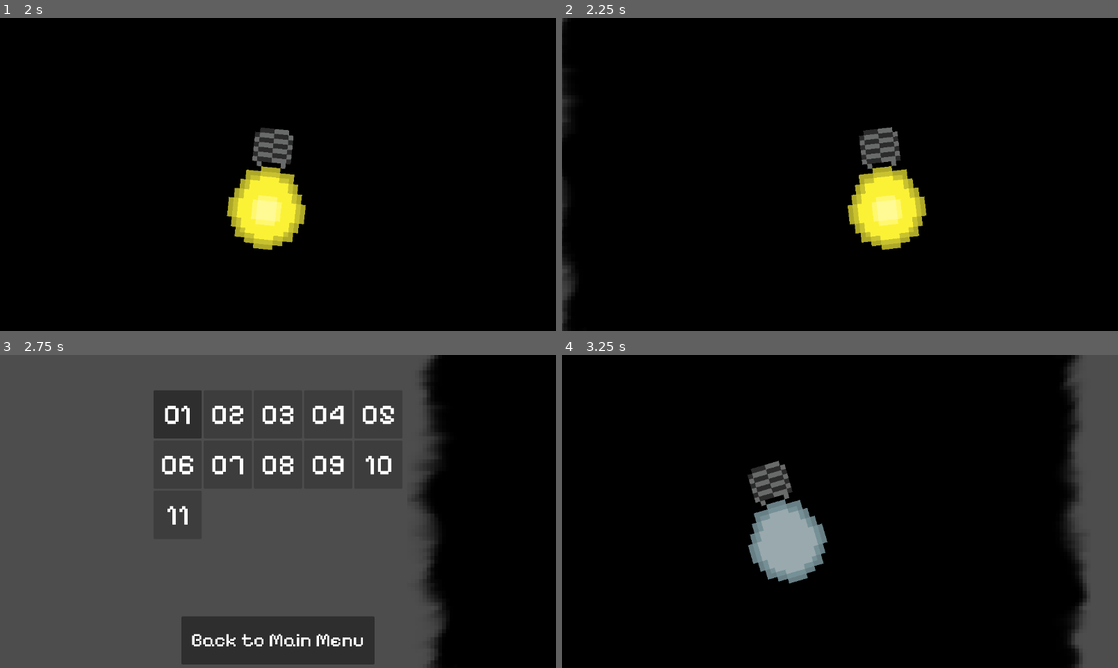
Above: before the commit, frames 1-4 (two rows, left to right).
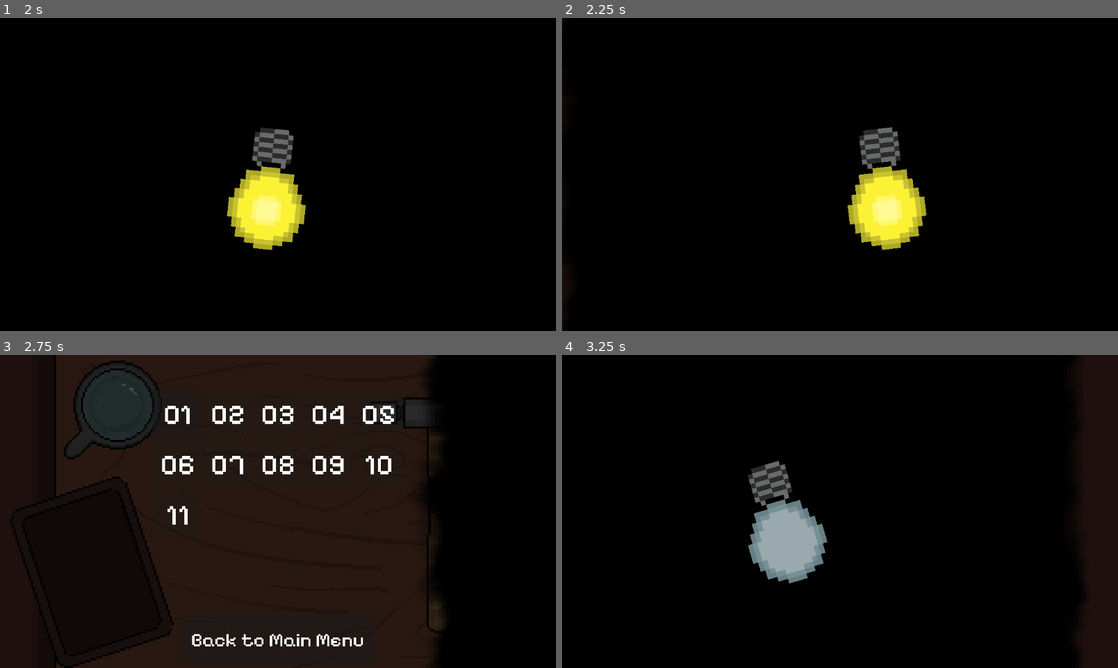
Above: after the commit, the same moments.

Repository: triangle-int/logi-charm
Game: Godot game, scene res://scenes/main_menu.tscn
The game is run twice, just before and just after one commit, with the same random seed, the same clock (stepped at 60 frames per second) and the same inputs.
Inputs:
- Up to frame 1 (2 s): click "Select Level" at 0.5 s; click "00" at 1.25 s
- Up to frame 2 (2.25 s): click "01" at 2 s
- Up to frame 3 (2.75 s): no input
- Up to frame 4 (3.25 s): click "01" at 2.75 s

Frame 1 is identical in both runs. In frame 2, 0.4% of the frame differs, in the area x 0-3%, y 0-100%; in frame 3, 70%, in the area x 0-80%, y 0-100%; in frame 4, 8.1%.

Commit message:
Added background to level selector

Diff:
--- a/scenes/level_selector.tscn
+++ b/scenes/level_selector.tscn
@@ -1,6 +1,8 @@
-[gd_scene load_steps=5 format=3 uid="uid://b413entmk714a"]
+[gd_scene load_steps=7 format=3 uid="uid://b413entmk714a"]
 
 [ext_resource type="PackedScene" uid="uid://103m37is5r48" path="res://scenes/ui/level_select_button.tscn" id="1_8mxoc"]
+[ext_resource type="Texture2D" uid="uid://c8nvqsmkdwk86" path="res://sprites/background/table_background.png" id="1_g0dee"]
+[ext_resource type="Texture2D" uid="uid://d3xuk5p8mdhpn" path="res://sprites/background/table_toolbox.png" id="2_txug8"]
 [ext_resource type="FontFile" uid="uid://dbqojy1yc5n6y" path="res://fonts/PixelifySans-Medium.ttf" id="2_u0lvk"]
 [ext_resource type="Script" path="res://scripts/ui/back_to_menu.gd" id="3_xtfr3"]
 
@@ -11,6 +13,31 @@
 [node name="LevelSelector" type="Node2D"]
 
 [node name="Menu" type="CanvasLayer" parent="."]
+
+[node name="Background" type="TextureRect" parent="Menu"]
+modulate = Color(0.286275, 0.286275, 0.286275, 1)
+z_index = -2
+texture_filter = 1
+anchors_preset = 15
+anchor_right = 1.0
+anchor_bottom = 1.0
+grow_horizontal = 2
+grow_vertical = 2
+mouse_filter = 0
+texture = ExtResource("1_g0dee")
+metadata/_edit_lock_ = true
+
+[node name="Background_1" type="TextureRect" parent="Menu/Background"]
+texture_filter = 1
+layout_mode = 1
+anchors_preset = 15
+anchor_right = 1.0
+anchor_bottom = 1.0
+grow_horizontal = 2
+grow_vertical = 2
+mouse_filter = 0
+texture = ExtResource("2_txug8")
+metadata/_edit_lock_ = true
 
 [node name="GridContainer" type="GridContainer" parent="Menu"]
 anchors_preset = 8
